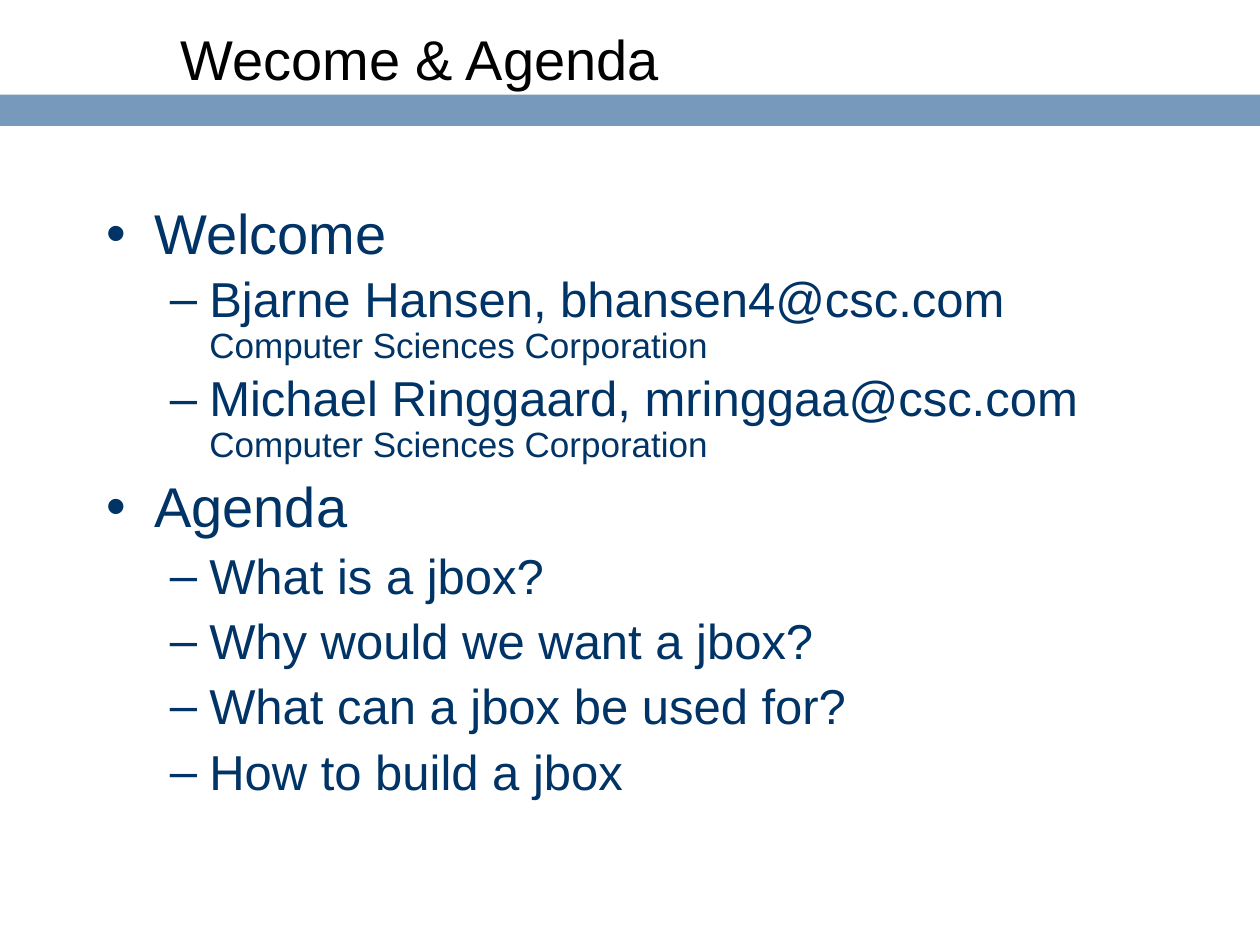
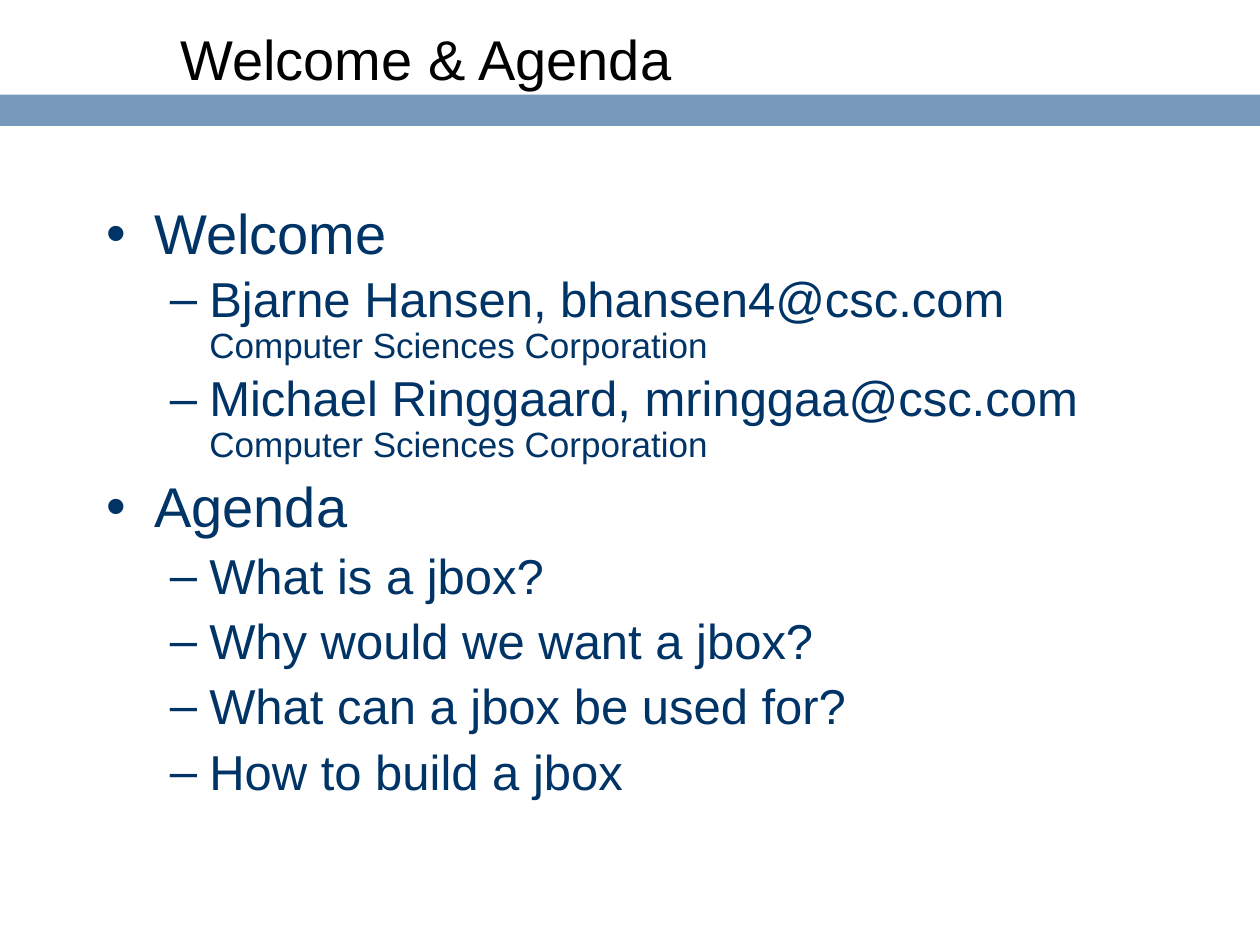
Before and after one commit to ringgaard/sanos, a slide deck: slide 2 of doc/jbox-jaoo.ppt. Drawn at 1260x945 pixels with LibreOffice and Linux fonts; fonts in the diff are those of the drawing; background and template pictures are left out. Boxes give left, top, right and bottom in pixels: in the first picture for what was removed or moved away, otherwise in the second. Text is boxed around its words. In the diff, an @@ line names an element or a change of style, - is before the commit and + after.

```diff
--- a/doc/jbox-jaoo.ppt
+++ b/doc/jbox-jaoo.ppt
@@ title at (180,39,671,90): text changed @@
-Wecome & Agenda
+Welcome & Agenda
```
Also in this commit, not shown: 6 other slides changed, 3 other files.
